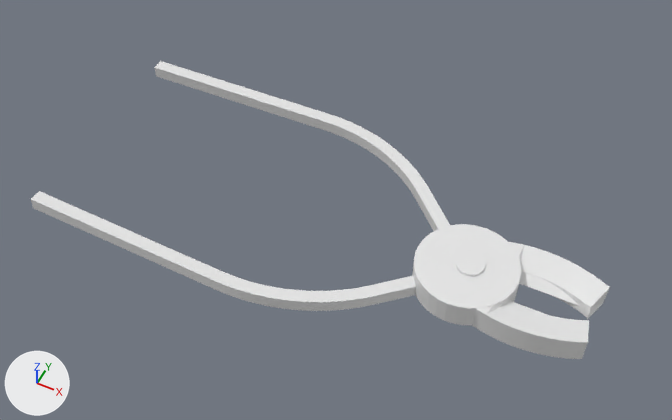
Before and after pictures for a commit that changed the Blender file unity/Assets/Models/wirecutters.blend.
One viewpoint serves both versions: a 50 mm lens placed at (39.4, -21.8, 51.9), pointed at (18.8, 19.5, 0.4). Arrows for +X, +Y and +Z are at lower left; the lights stay in place.
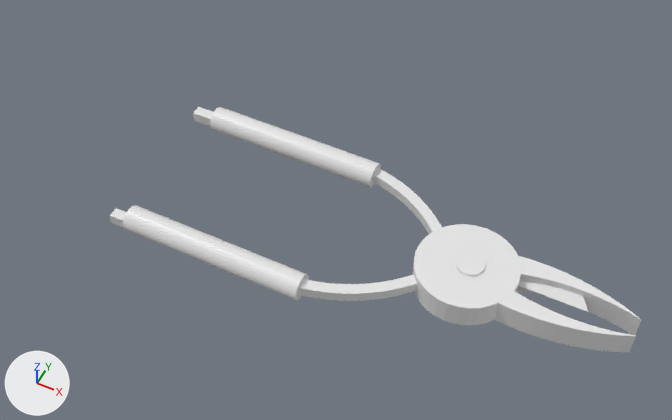
Pixel boxes (x1, y1, x2, y2) of what changed, in the pictures (672 x 420 px; the box of a moved part takes in the faces that stretch with it):
'Cube.002', reshaped, moved, turned, rescaled, modifiers changed
    before: (31, 191, 416, 311)
    after: (193, 107, 442, 234)
'Cylinder.003', added
    after: (110, 205, 417, 301)
'Cube.003', reshaped, moved, turned, rescaled
    before: (472, 300, 589, 359)
    after: (517, 256, 641, 335)
'Cube.000', deleted
    before: (154, 61, 450, 231)
'Cube.007', added
    after: (495, 291, 636, 352)
'Cube.006', deleted
    before: (509, 242, 610, 319)
'Cube.004', moved
    before: (519, 272, 579, 306)
    after: (519, 281, 588, 312)
part 1 of me_cube_002, added
    after: (210, 107, 381, 188)
part 2 of me_cube_002, moved or reshaped
    before: (31, 191, 416, 311)
    after: (193, 107, 442, 234)

What changed in the scene script:
```text
Change me_cube_002:
    used by ob_cube_002; location = (14.07, 10.32, -0.2); rotation_euler = (6.246, 0.00986, -0.0342), in degrees (358, 0.6, -2); scale = (0.491, 0.491, 0.491)
    remove me_cube_002.from_pydata(...)  # 160 vertices, 158 faces; spans x -32.8..32.8, y -1.0..1.0, z -1.0..1.0
    add me_cube_002.from_pydata(...)  # 224 vertices, 192 faces; spans x -32.8..28.2, y -2.8..16.4, z -3.0..2.4
    me_cube_002 part 1: a new loose piece of 64 vertices spanning x -28.3..6.1, y -2.8..3.1, z -3.0..2.4, in mat_material_001 (white #e7e7e7)
    me_cube_002 part 2
    150 vertices are removed from x -32.8..32.8, y -1.0..1.0, z -1.0..1.0
    153 faces are deleted
    77 vertices are added at x -32.8..28.2, y -1.5..16.4, z -1.0..1.0
    73 new vertices lie (0.0, 0.0, 2.0) away from vertices in x -32.8..28.2, y -1.5..16.4, z -1.0
    153 new faces join them
Change me_cube_006:
    used by ob_cube_003; location = (34.72, 15.9, 0.15); scale = (4.0, 1.0, 1.0)
    remove me_cube_006.from_pydata(...)  # 108 vertices, 106 faces; spans x -1.04..1.03, y -1.0..2.3, z -1.17..0.82
    add me_cube_006.from_pydata(...)  # 148 vertices, 146 faces; spans x -3.1..8.73, y -0.05..2.39, z -1.48..0.51
    me_cube_006 part 3: the whole mesh is rebuilt
Add me_cylinder_003:
    me_cylinder_003.from_pydata(...)  # 224 vertices, 192 faces; spans x -1.2..1.4, y -1.0..6.5, z -17.8..7.3
    me_cylinder_003.materials.append(mat_material_001)  # white #e7e7e7
Add me_cube_004:
    me_cube_004.from_pydata(...)  # 148 vertices, 146 faces; spans x -3.1..8.73, y -0.05..2.39, z -1.48..0.51
Change ob_cube_002:
    remove _m = ob_cube_002.modifiers.new('SimpleDeform', 'SIMPLE_DEFORM')
    remove _m.deform_method = 'BEND'
    remove _m.deform_axis = 'Z'
    remove _m.limits = (0.507, 0.854)
    ob_cube_002.location: (14.07, 10.32, -0.2) -> (17.2, 24.69, -0.2)
    ob_cube_002.rotation_euler: (6.246, 0.00986, -0.0342) -> (3.148, -0.0114, 0.0338)  # degrees (358, 0.6, -2) -> degrees (180, -0.7, 1.9)
    ob_cube_002.scale: (0.491, 0.491, 0.491) -> (0.421, 0.421, 0.421)
Change ob_cube_003:
    ob_cube_003.scale: (4.0, 1.0, 1.0) -> (1.0, 1.0, 1.0)
    ob_cube_003.location: (34.72, 15.9, 0.15) -> (32.81, 20.95, -0.48)
    ob_cube_003.rotation_euler: (0.0, 0.0, 0.0) -> (-3.115, 0.0, 0.0)  # degrees (0, 0, 0) -> degrees (-178, 0, 0)
Change ob_cube_004:
    ob_cube_004.location: (33.14, 16.45, -8.23) -> (33.14, 16.23, -8.23)
Remove ob_cube_006:
    ob_cube_006 = bpy.data.objects.new('Cube.006', me_cube_009)
    ob_cube_006.location = (34.7, 21.16, -0.24)
    ob_cube_006.rotation_euler = (-3.142, 0.0, 0.0)  # degrees (-180, 0, 0)
    ob_cube_006.scale = (4.0, 1.0, 1.0)
Remove ob_cube_000:
    ob_cube_000 = bpy.data.objects.new('Cube.000', me_cube_003)
    ob_cube_000.location = (13.42, 28.21, -0.2)
    ob_cube_000.rotation_euler = (3.148, -0.0114, 0.0338)  # degrees (180, -0.7, 1.9)
    ob_cube_000.scale = (0.491, 0.491, 0.491)
    _m = ob_cube_000.modifiers.new('SimpleDeform', 'SIMPLE_DEFORM')
    _m.deform_method = 'BEND'
    _m.deform_axis = 'Z'
    _m.limits = (0.507, 0.854)
Add ob_cylinder_003:
    ob_cylinder_003 = bpy.data.objects.new('Cylinder.003', me_cylinder_003)
    ob_cylinder_003.location = (11.44, 12.35, -0.13)
    ob_cylinder_003.rotation_euler = (0.0, -1.525, 0.0)  # degrees (0, -87, 0)
Add ob_cube_007:
    ob_cube_007 = bpy.data.objects.new('Cube.007', me_cube_004)
    ob_cube_007.location = (32.81, 16.32, 0.48)
```
